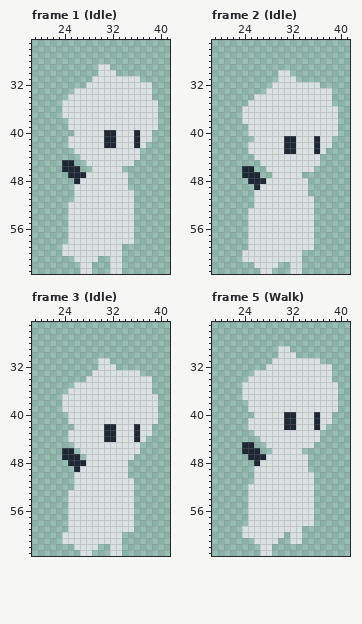
Pixel-art file -- Assets/!aseprite/player.aseprite. This is how it looked before the edit.
64x64 pixels, 26 frames. Shown: frame 1 (Idle): x 19..41, y 25..63; frame 2 (Idle): x 19..41, y 25..63; frame 3 (Idle): x 19..41, y 25..63; frame 5 (Walk): x 19..41, y 25..63. The commit also changed other frames, which this record leaves out.
After:
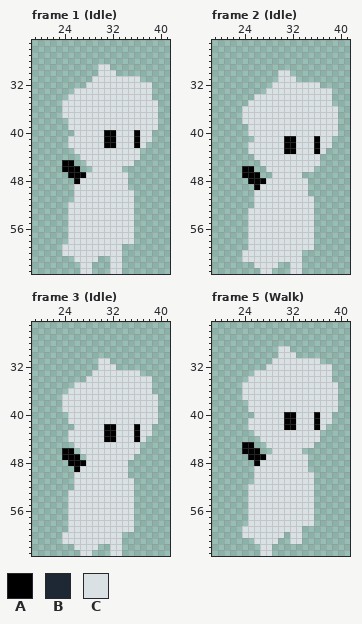
Palette (. is transparent): A #000000  B #1e2734  C #dae1e5
The exact change:
Frame 1 (Idle):
The edit turns colour B into colour A in rows 40 to 42 at x 31 to 32 and 36; in row 45 at x 24 to 25; in row 46 at x 24 to 26; in row 47 at x 25 to 27; in row 48 at x 26.
Frame 2 (Idle):
The edit turns colour B into colour A in rows 41 to 43 at x 31 to 32 and 36; in row 46 at x 24 to 25; in row 47 at x 24 to 26; in row 48 at x 25 to 27; in row 49 at x 26.
Frame 3 (Idle):
The edit turns colour B into colour A in rows 42 to 44 at x 31 to 32 and 36; in row 46 at x 24 to 25; in row 47 at x 24 to 26; in row 48 at x 25 to 27; in row 49 at x 26.
Frame 5 (Walk): the same change as frame 1 (Idle)
Boxes around the changes in both pictures, in picture pixels (x1, y1, x2, y2):
changed: (104, 130, 140, 148)
changed: (62, 160, 86, 184)
changed: (284, 136, 320, 154)
changed: (242, 166, 266, 190)
changed: (104, 424, 140, 442)
changed: (62, 448, 86, 472)
changed: (284, 412, 320, 430)
changed: (242, 442, 266, 466)
